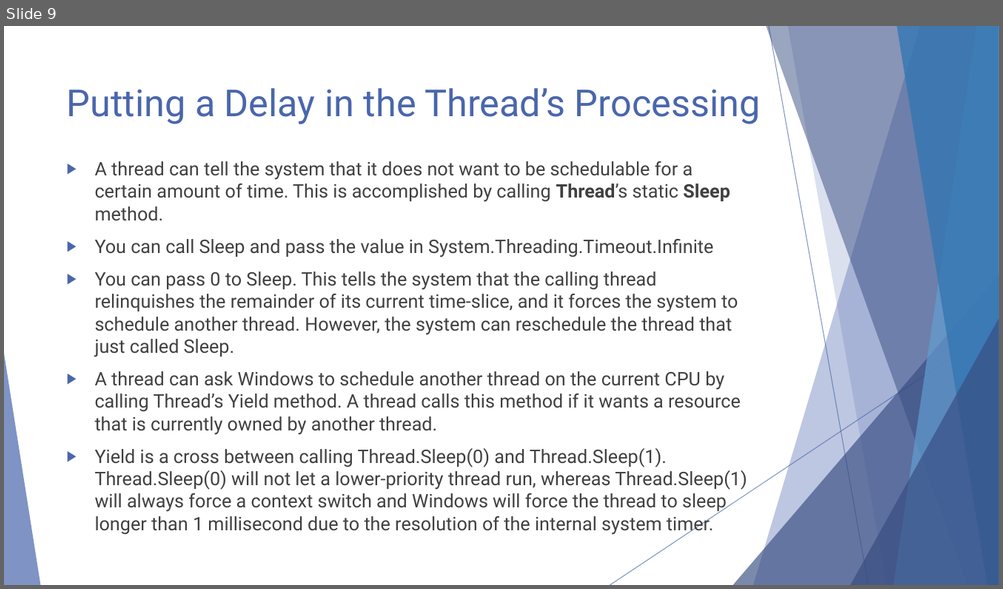
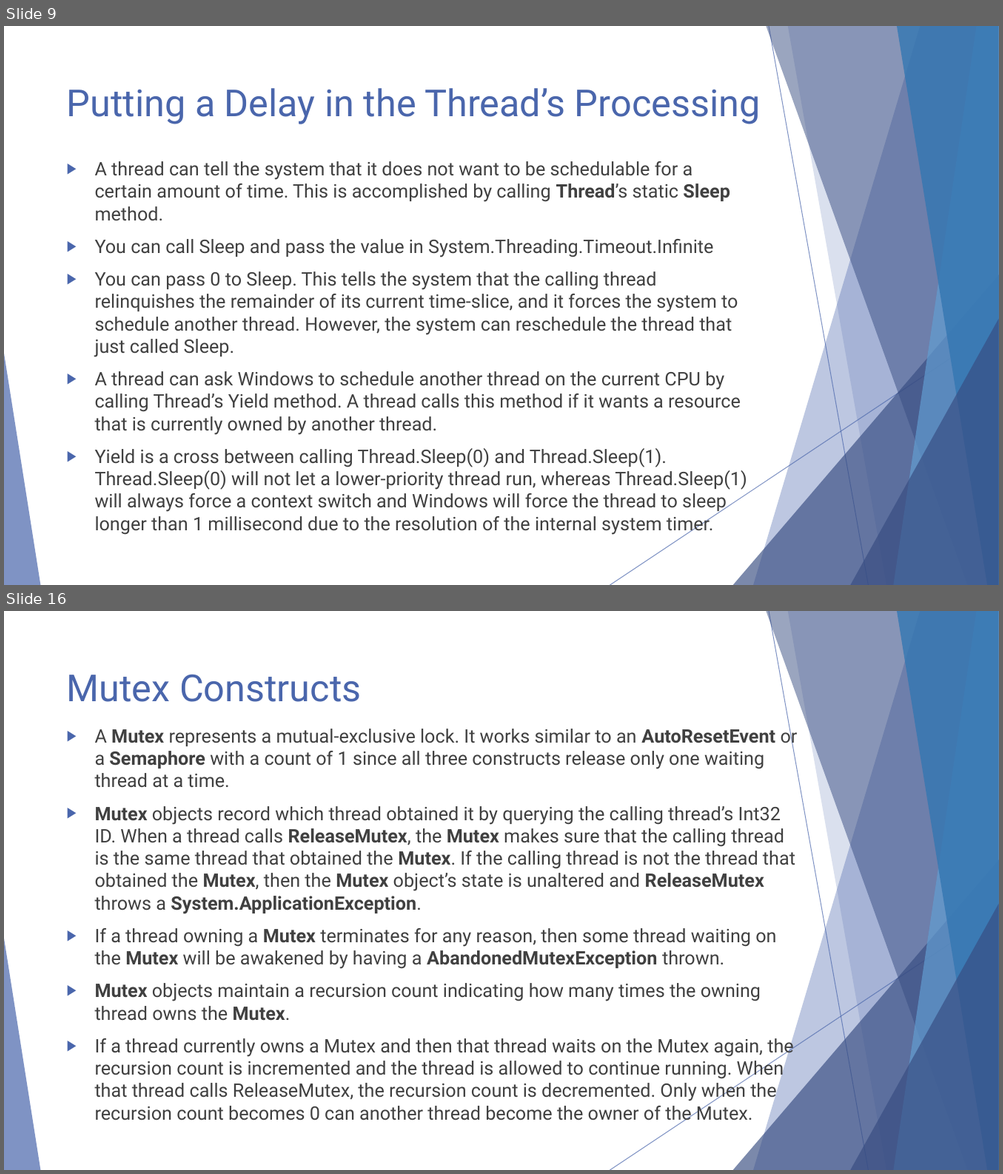
Before and after one commit to tigertop/RAU-OS-Labs, a slide deck: Lab 6/RAU-OS-Lab6.pptx. Shown one above the other, each under a label of ours: slide 9 before the commit, slides 9 and 16 after it; the slides between them are not shown. The pictures are 1003x589 and 1003x1174 pixels, drawn with LibreOffice and Linux fonts; fonts in the diff are those of the drawing. Boxes give left, top, right and bottom in pixels: in the first picture for what was removed or moved away, otherwise in the second. Text is boxed around its words. In the diff, an @@ line names an element or a change of style, - is before the commit and + after.

Commit message:
Added material for Kernel-Mode Constructs

```diff
--- a/Lab 6/RAU-OS-Lab6.pptx
+++ b/Lab 6/RAU-OS-Lab6.pptx
@@ slide 16 added at bbox=[4, 611, 999, 1170], background #FFFFFF; not listed: 10 template elements that a slide beside it also shows @@
@@ title added at bbox=[67, 674, 361, 702], 36 pt, text #4A66AC @@
+Mutex Constructs
@@ text added at bbox=[95, 726, 797, 1125], 18 pt, text #404040 @@
+▶ A Mutex represents a mutual-exclusive lock. It works similar to an AutoResetEvent or a Semaphore with a count of 1 since all three constructs release only one waiting thread at a time.
+▶ Mutex objects record which thread obtained it by querying the calling thread’s Int32 ID. When a thread calls ReleaseMutex, the Mutex makes sure that the calling thread is the same thread that obtained the Mutex. If the calling thread is not the thread that obtained the Mutex, then the Mutex object’s state is unaltered and ReleaseMutex throws a System.ApplicationException.
+▶ If a thread owning a Mutex terminates for any reason, then some thread waiting on the Mutex will be awakened by having a AbandonedMutexException thrown.
+▶ Mutex objects maintain a recursion count indicating how many times the owning thread owns the Mutex.
+▶ If a thread currently owns a Mutex and then that thread waits on the Mutex again, the recursion count is incremented and the thread is allowed to continue running. When that thread calls ReleaseMutex, the recursion count is decremented. Only when the recursion count becomes 0 can another thread become the owner of the Mutex.
```
Also in this commit, not shown: 6 other slides added, 1 other file.
